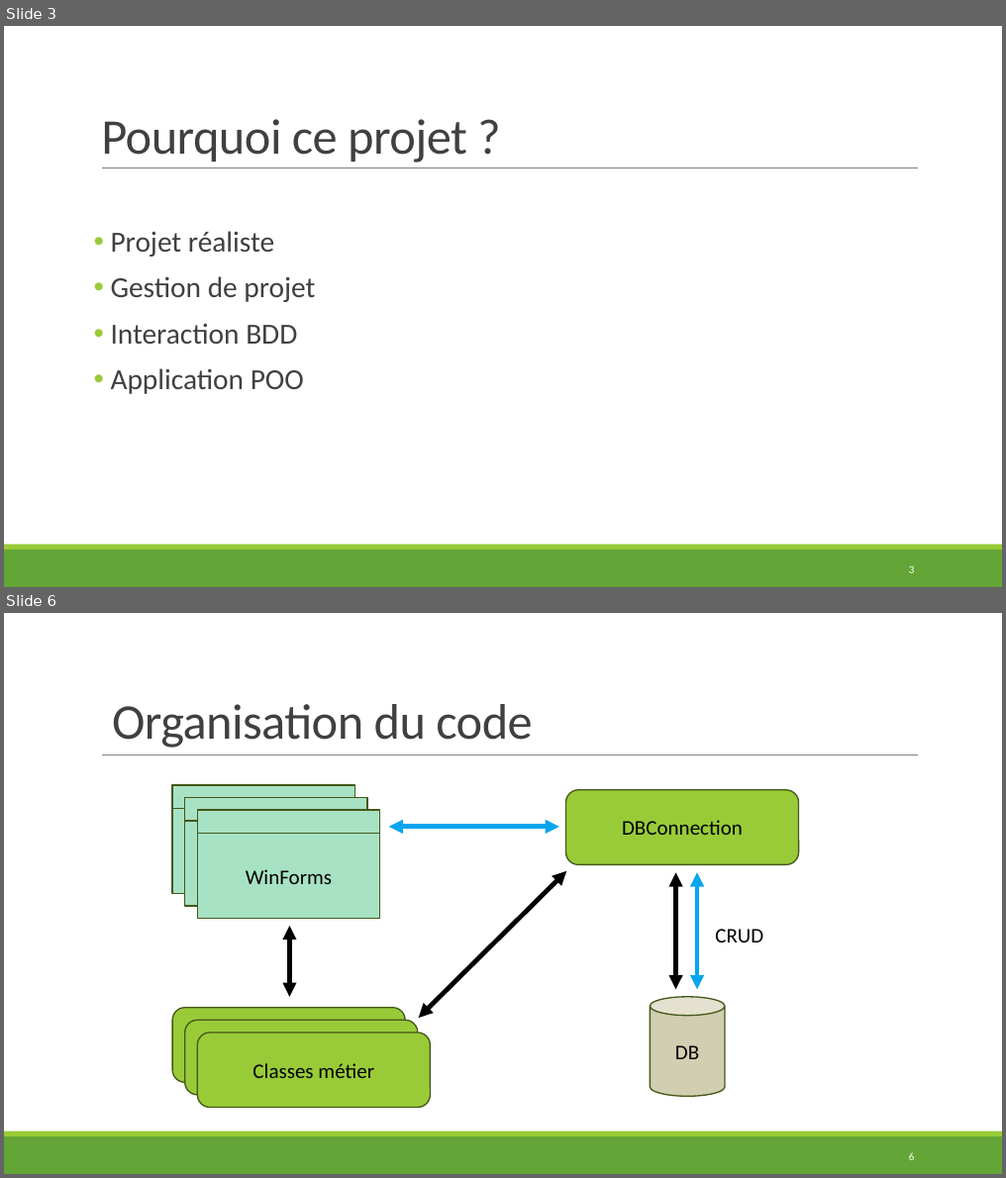
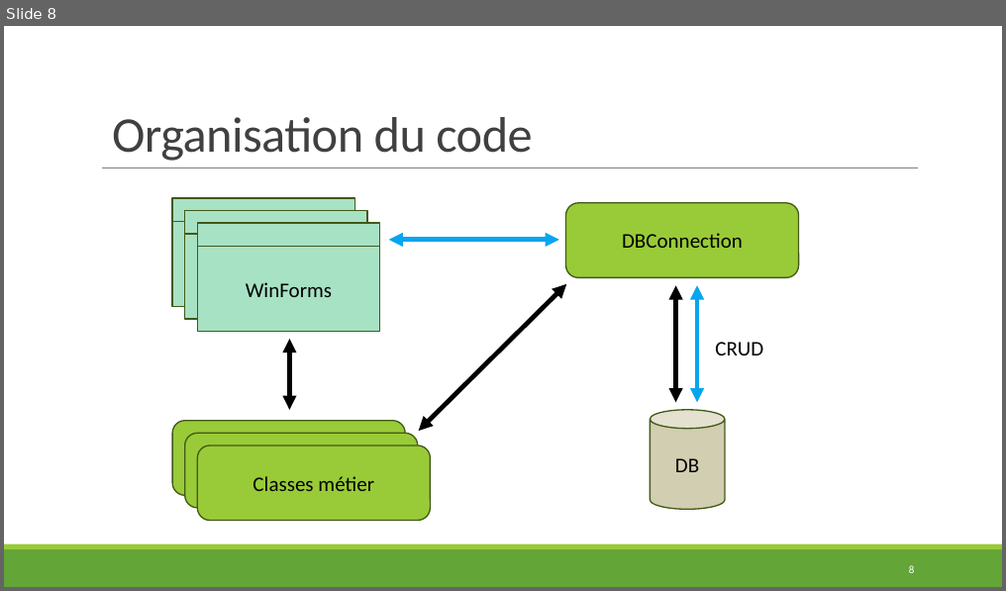
Before and after one commit to AntoineMartet/CargoFlow, a slide deck: Documentation/CargoFlow_Presentation.pptx. Shown one above the other, each under a label of ours: slides 3 and 6 before the commit, slide 8 after it; the slides between them are not shown. The pictures are 1006x1178 and 1006x591 pixels, drawn with LibreOffice and Linux fonts; fonts in the diff are those of the drawing. Boxes give left, top, right and bottom in pixels: in the first picture for what was removed or moved away, otherwise in the second. Text is boxed around its words. In the diff, an @@ line names an element or a change of style, - is before the commit and + after.

```diff
--- a/Documentation/CargoFlow_Presentation.pptx
+++ b/Documentation/CargoFlow_Presentation.pptx
@@ slide 3 removed at (4, 26, 1002, 587), background #FFFFFF; not listed: 3 template elements that a slide beside it also shows @@
@@ title removed at (101, 119, 467, 163) @@
-Pourquoi ce projet ?
@@ text removed at (111, 231, 315, 394) @@
-• Projet réaliste
-• Gestion de projet
-• Interaction BDD
-• Application POO
@@ page number removed at (909, 567, 915, 573) @@
-3
@@ what was slide 6 is now slide 8 @@
```
Also in this commit, not shown: 2 slides changed, 6 slides added, 3 other slides removed, 7 other files.
